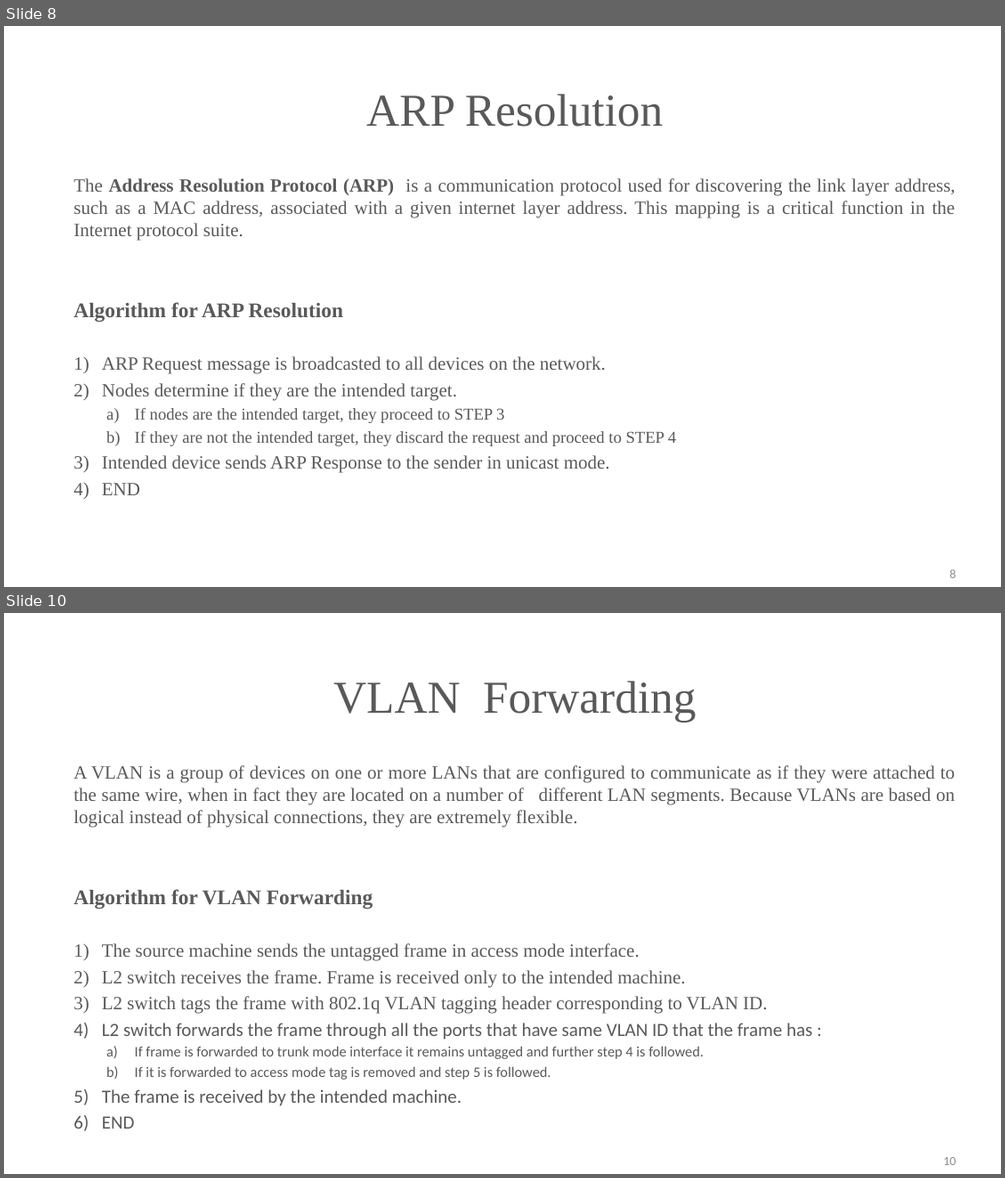
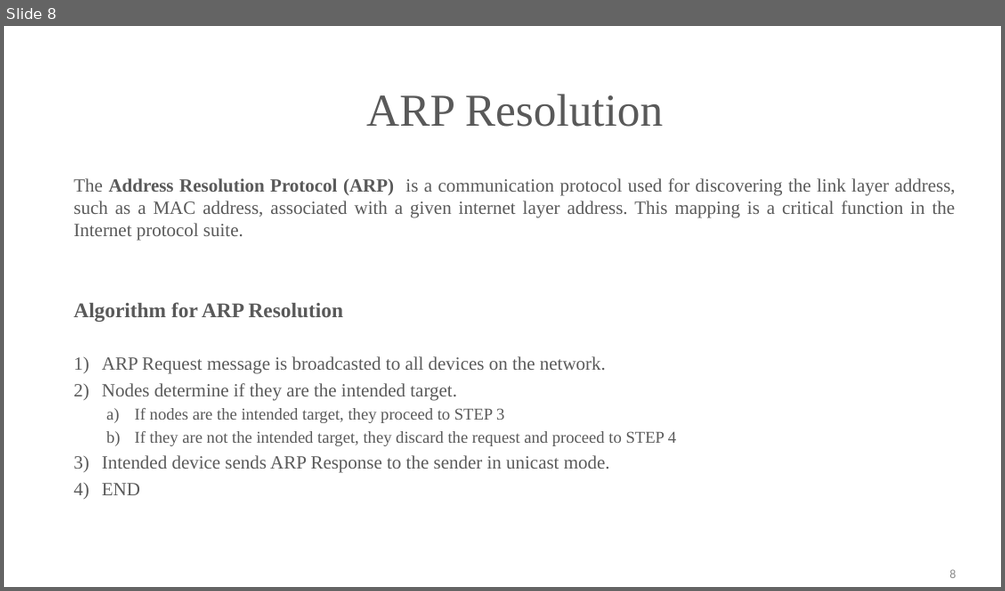
Before and after one commit to kshitizsaini113/L2-Emulator, a slide deck: Synopsis_Report/SynopsisPresentation.pptx. Shown one above the other, each under a label of ours: slides 8 and 10 before the commit, slide 8 after it; the slides between them are not shown. The pictures are 1005x1178 and 1005x591 pixels, drawn with LibreOffice and Linux fonts; fonts in the diff are those of the drawing; background and template pictures are left out. Boxes give left, top, right and bottom in pixels: in the first picture for what was removed or moved away, otherwise in the second. Text is boxed around its words. In the diff, an @@ line names an element or a change of style, - is before the commit and + after.

```diff
--- a/Synopsis_Report/SynopsisPresentation.pptx
+++ b/Synopsis_Report/SynopsisPresentation.pptx
@@ slide 10 removed at (4,613,1001,1174), background picture (left out); not listed: 1 template element that a slide beside it also shows @@
@@ title removed at (333,681,696,722) @@
-VLAN Forwarding
@@ text removed at (73,765,955,1128) @@
-A VLAN is a group of devices on one or more LANs that are configured to communicate as if they were attached to the same wire, when in fact they are located on a number of different LAN segments. Because VLANs are based on logical instead of physical connections, they are extremely flexible.
-Algorithm for VLAN Forwarding
-1) The source machine sends the untagged frame in access mode interface.
-2) L2 switch receives the frame. Frame is received only to the intended machine.
-3) L2 switch tags the frame with 802.1q VLAN tagging header corresponding to VLAN ID.
-4) L2 switch forwards the frame through all the ports that have same VLAN ID that the frame has :
-  a) If frame is forwarded to trunk mode interface it remains untagged and further step 4 is followed.
-  b) If it is forwarded to access mode tag is removed and step 5 is followed.
-5) The frame is received by the intended machine.
-6) END
```
Also in this commit, not shown: 4 slides changed.
